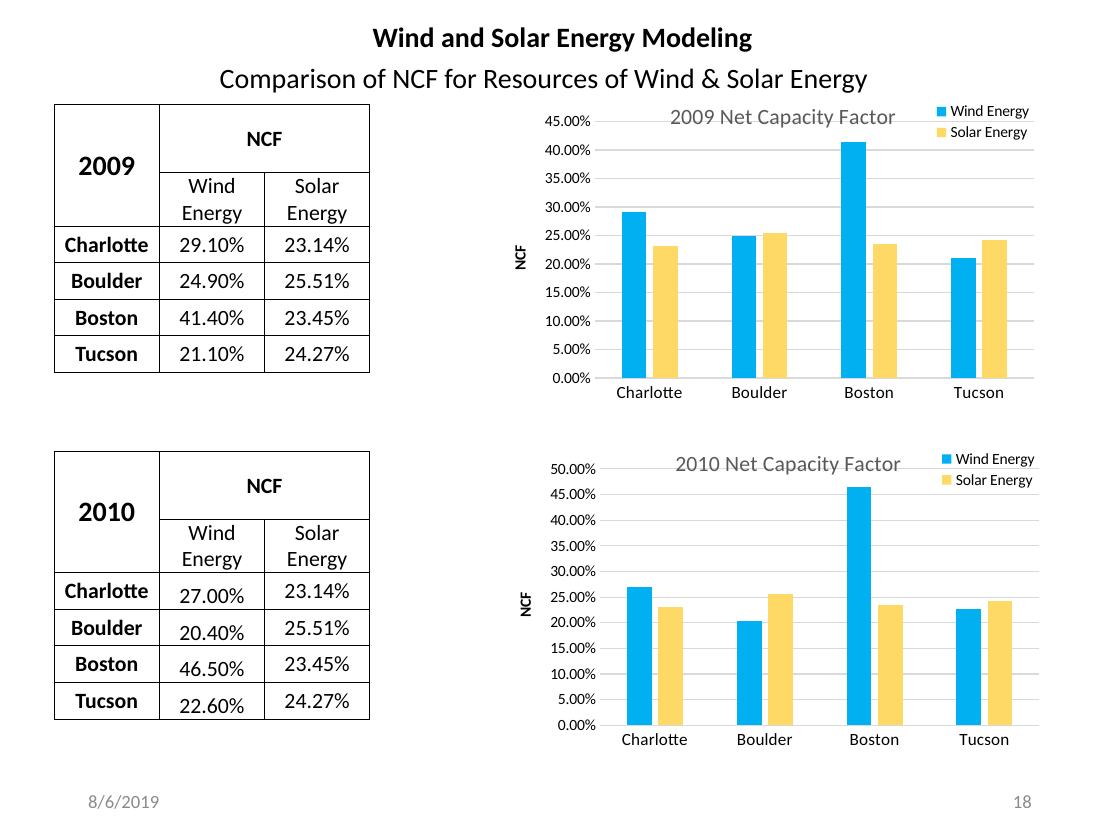
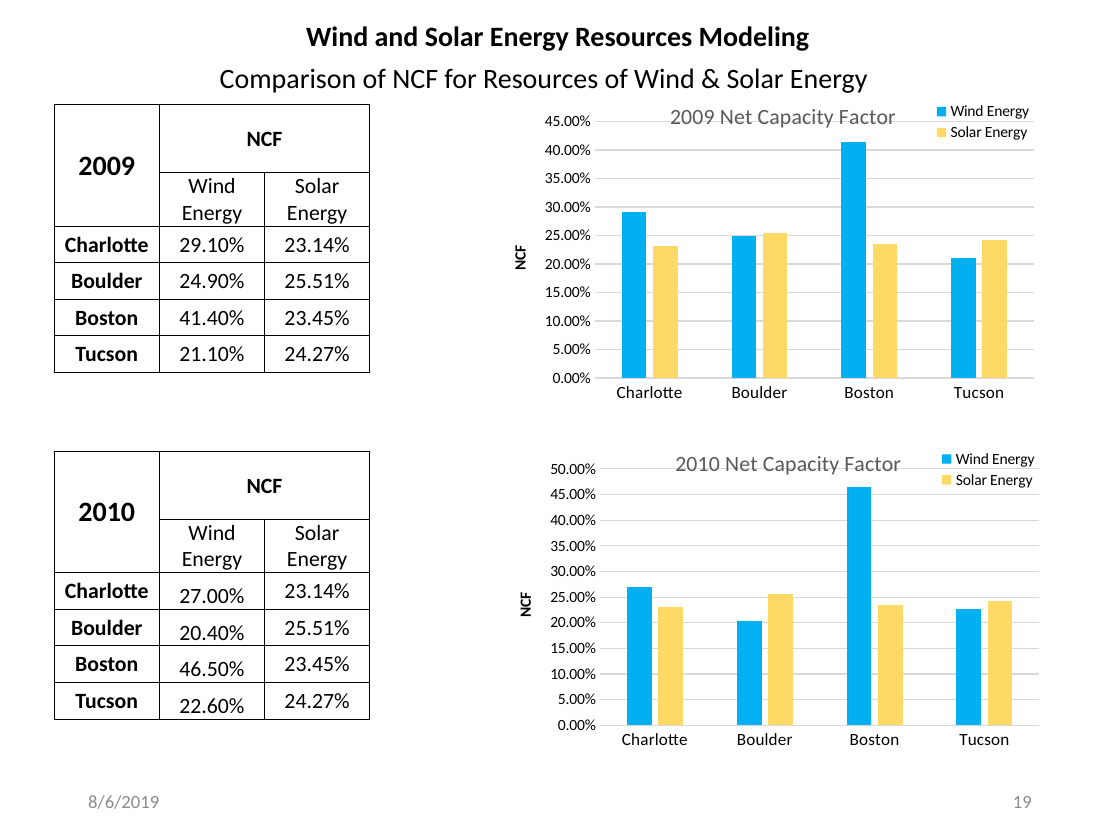
Before and after one commit to MohamedAbuella/Ascend-Analyticis-docs, a slide deck: slide 19 of +Presentation for Ascend_Analytics/Wind_Solar_Energy_Modeling_Analysis.pptx (slide 18 before the commit). Drawn at 1120x840 pixels with LibreOffice and Linux fonts; fonts in the diff are those of the drawing. Boxes give left, top, right and bottom in pixels: in the first picture for what was removed or moved away, otherwise in the second. Text is boxed around its words. In the diff, an @@ line names an element or a change of style, - is before the commit and + after.

Commit message:
wind_solar_modeling

```diff
--- a/+Presentation for Ascend_Analytics/Wind_Solar_Energy_Modeling_Analysis.pptx
+++ b/+Presentation for Ascend_Analytics/Wind_Solar_Energy_Modeling_Analysis.pptx
@@ text at (306,26,810,51): text changed @@
-Wind and Solar Energy Modeling
+Wind and Solar Energy Resources Modeling
@@ page number at (1013,796,1032,808): text changed @@
-18
+19
```
Also in this commit, not shown: 19 other slides changed, 1 slide added, 3 other files.
